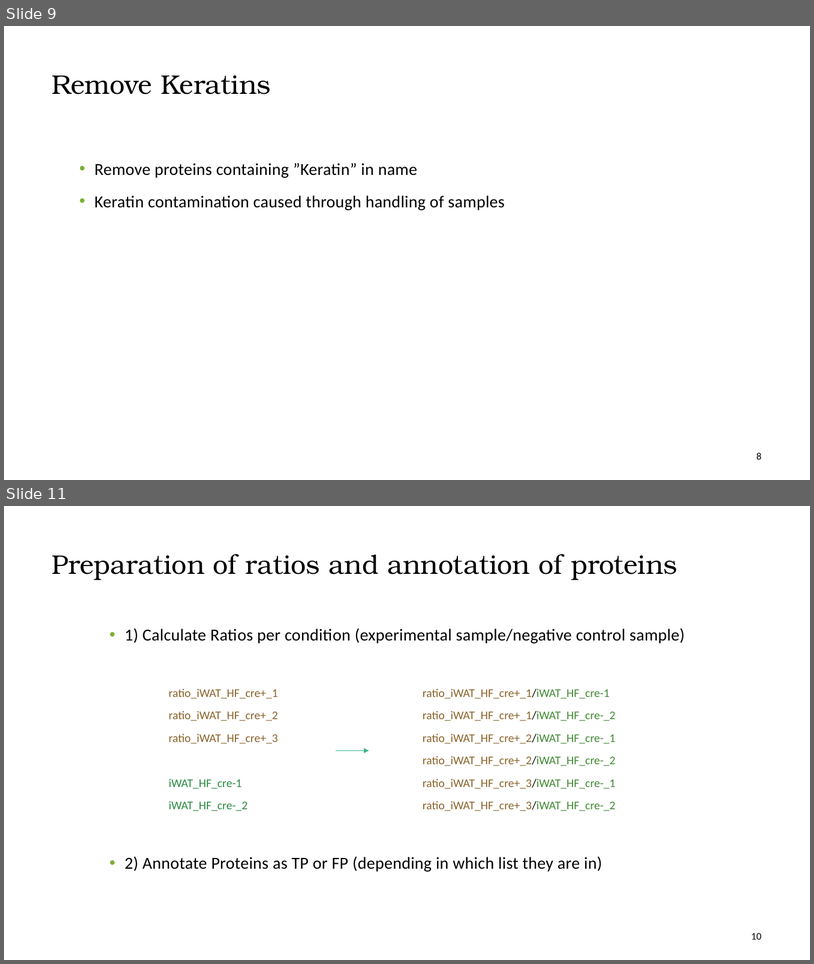
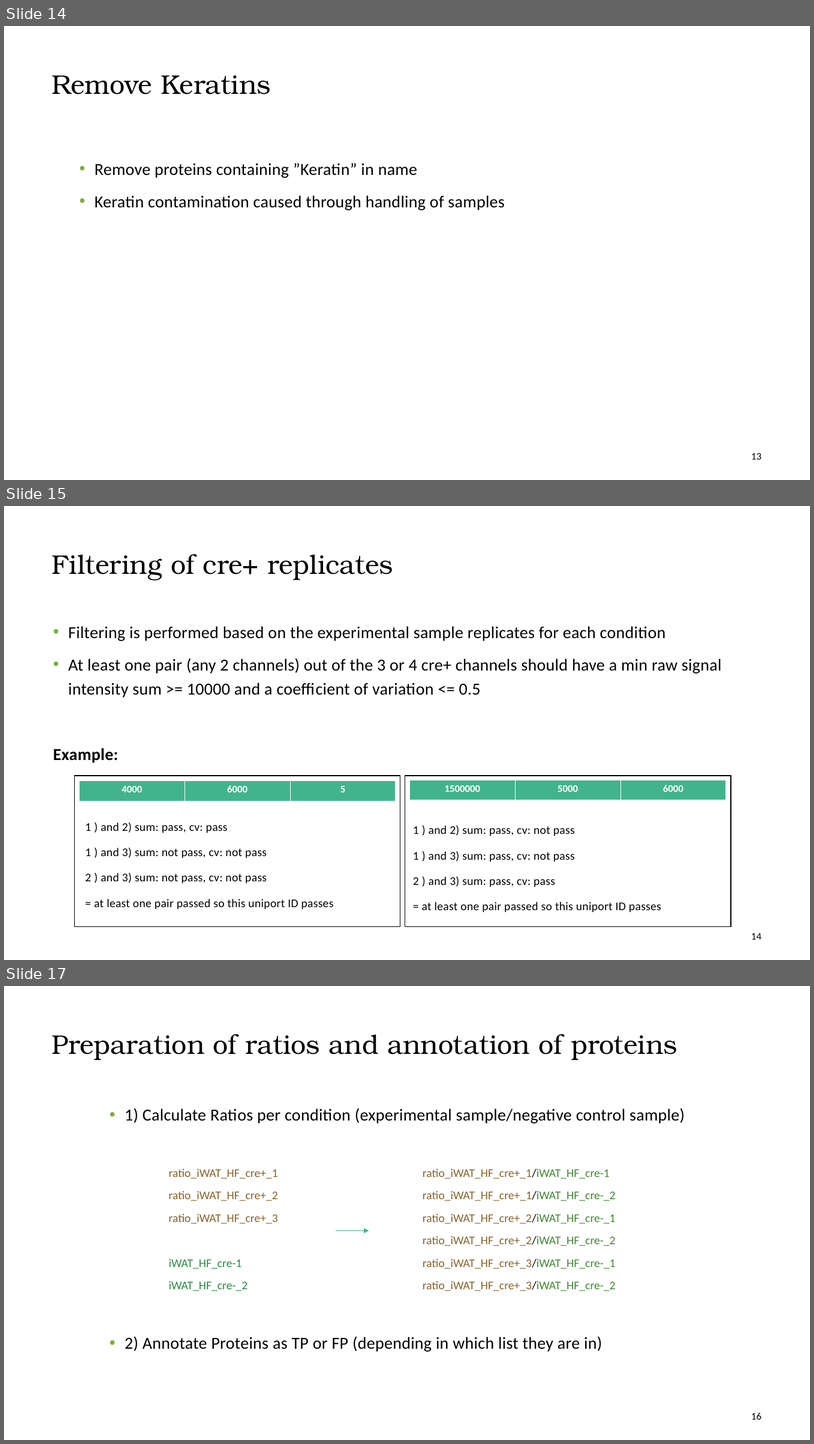
Before and after one commit to vinogradova-lab/cell-type-specific-proximity-labeling, a slide deck: turboid_analysis_walkthrough.pptx. Shown one above the other, each under a label of ours: slides 9 and 11 before the commit, slides 14, 15 and 17 after it; the slides between them are not shown. The pictures are 814x964 and 814x1444 pixels, drawn with LibreOffice and Linux fonts; fonts in the diff are those of the drawing. Boxes give left, top, right and bottom in pixels: in the first picture for what was removed or moved away, otherwise in the second. Text is boxed around its words. In the diff, an @@ line names an element or a change of style, - is before the commit and + after.

```diff
--- a/turboid_analysis_walkthrough.pptx
+++ b/turboid_analysis_walkthrough.pptx
@@ slide 15 added at (4,506,810,960), background #FFFFFF @@
@@ title added at (51,554,393,580), 32 pt, text #000000 @@
+Filtering of cre+ replicates
@@ text added at (53,626,722,763), 20 pt, text #000000 @@
+• Filtering is performed based on the experimental sample replicates for each condition
+• At least one pair (any 2 channels) out of the 3 or 4 cre+ channels should have a min raw signal intensity sum >= 10000 and a coefficient of variation <= 0.5
+Example:
@@ rectangle added at (75,775,401,927), outline #000000 1 pt @@
@@ rectangle added at (405,775,731,927), outline #000000 1 pt @@
@@ table added at (80,781,395,802), 1 rows, 3 columns @@
+4000 | 6000 | 5
@@ table added at (410,780,726,801), 1 rows, 3 columns @@
+1500000 | 5000 | 6000
@@ text added at (85,822,334,909), 14 pt, text #000000 @@
+1 ) and 2) sum: pass, cv: pass
+1 ) and 3) sum: not pass, cv: not pass
+2 ) and 3) sum: not pass, cv: not pass
+= at least one pair passed so this uniport ID passes
@@ text added at (413,825,662,912), 14 pt, text #000000 @@
+1 ) and 2) sum: pass, cv: not pass
+1 ) and 3) sum: pass, cv: not pass
+2 ) and 3) sum: pass, cv: pass
+= at least one pair passed so this uniport ID passes
@@ page number added at (752,933,762,939), 12 pt, text #000000 @@
+14
@@ what was slide 9 is now slide 14 @@
@@ page number at (752,453,762,459): text changed @@
-8
+13
@@ what was slide 11 is now slide 17 @@
@@ page number at (752,1412,762,1419): text changed @@
-10
+16
```
Also in this commit, not shown: 3 slides changed, 5 other slides added, 2 other files.
